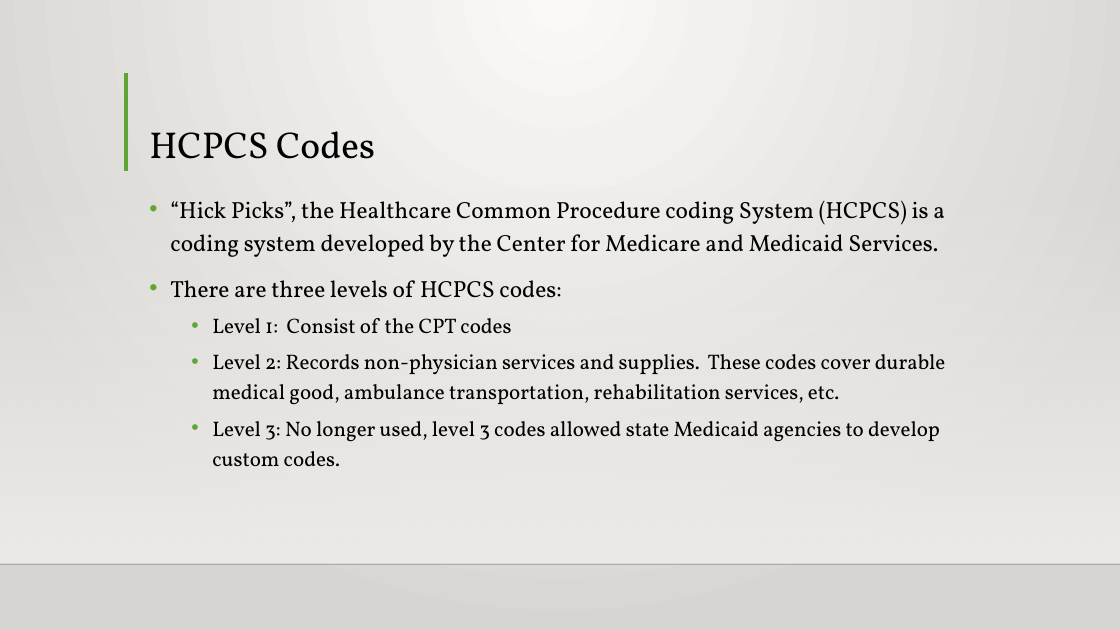
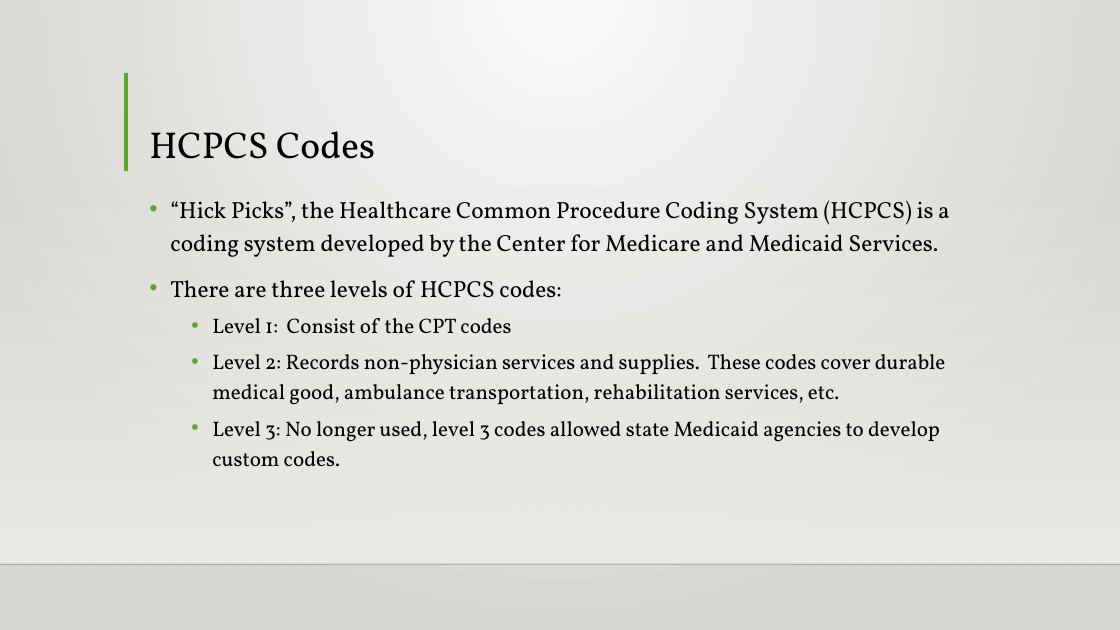
Before and after one commit to Intro-to-APCD/Intro-to-APCD.github.io, a slide deck: slide 3 of PowerPoints/Phase 3 - Claims Terminology/014 Procedure Codes and Revenue Codes.pptx. Drawn at 1120x630 pixels with LibreOffice and Linux fonts; fonts in the diff are those of the drawing; background and template pictures are left out. Boxes give left, top, right and bottom in pixels: in the first picture for what was removed or moved away, otherwise in the second. Text is boxed around its words. In the diff, an @@ line names an element or a change of style, - is before the commit and + after.

```diff
--- a/PowerPoints/Phase 3 - Claims Terminology/014 Procedure Codes and Revenue Codes.pptx
+++ b/PowerPoints/Phase 3 - Claims Terminology/014 Procedure Codes and Revenue Codes.pptx
@@ text at (170,200,950,257): text changed @@
-• “Hick Picks”, the Healthcare Common Procedure coding System (HCPCS) is a coding system developed by the Center for Medicare and Medicaid Services.
+• “Hick Picks”, the Healthcare Common Procedure Coding System (HCPCS) is a coding system developed by the Center for Medicare and Medicaid Services.
```
Also in this commit, not shown: 1 other slide changed, 1 other file.
